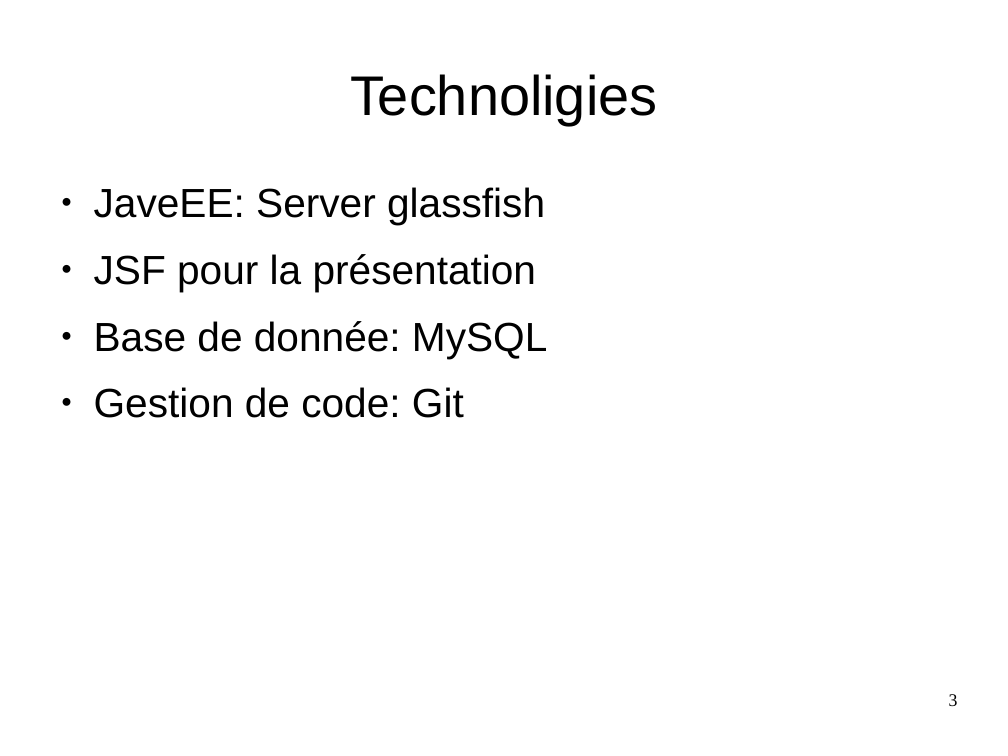
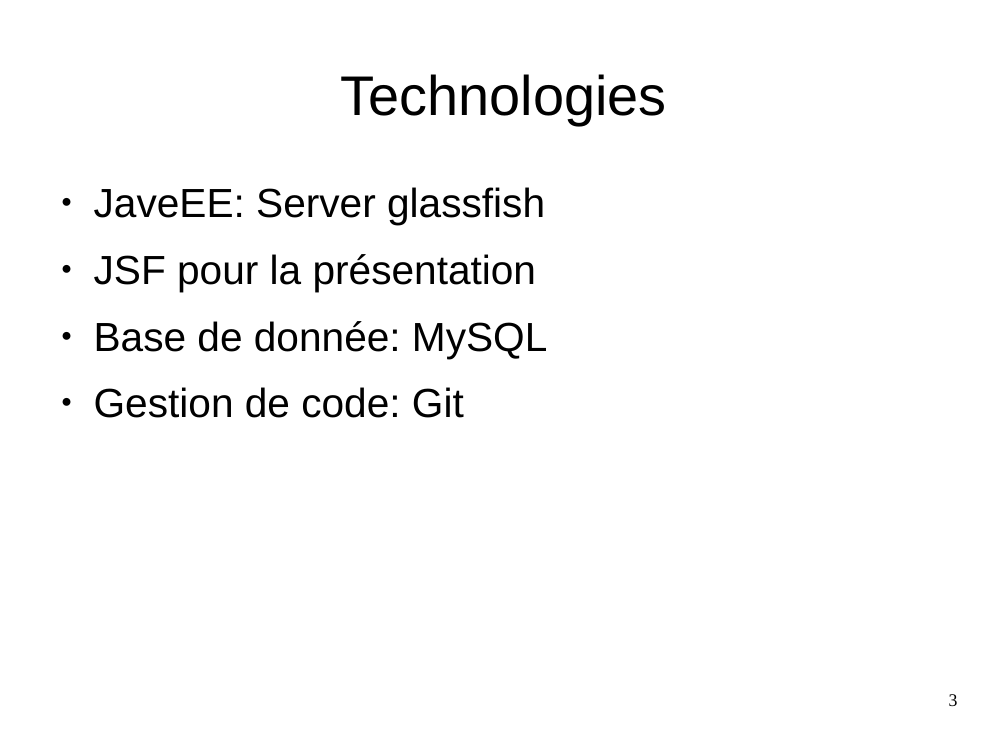
Before and after one commit to berthise/HomeCinema, a slide deck: slide 3 of rapport_systeme/diapo_systeme.odp. Drawn at 1008x756 pixels with LibreOffice and Linux fonts; fonts in the diff are those of the drawing. Boxes give left, top, right and bottom in pixels: in the first picture for what was removed or moved away, otherwise in the second. Text is boxed around its words. In the diff, an @@ line names an element or a change of style, - is before the commit and + after.

```diff
--- a/rapport_systeme/diapo_systeme.odp
+++ b/rapport_systeme/diapo_systeme.odp
@@ title at <box>341,74,667,125</box>: text changed @@
-Technoligies
+Technologies
```
Also in this commit, not shown: 10 other files.
